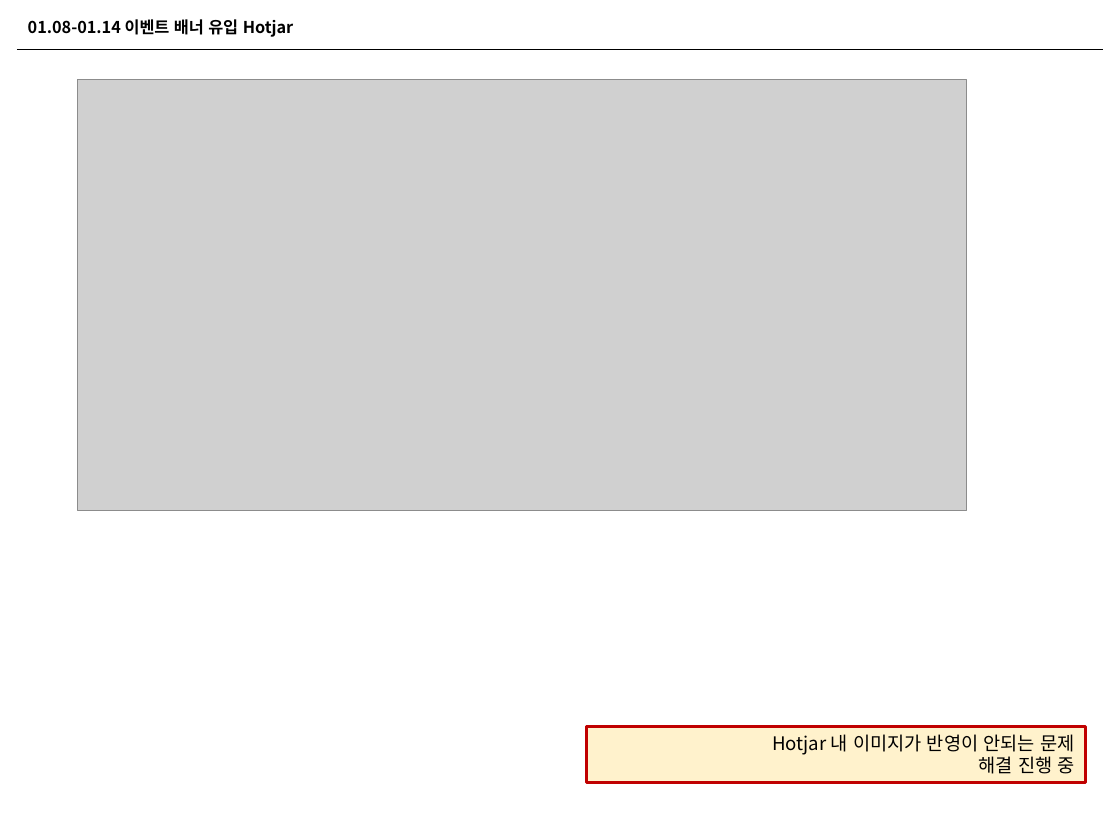
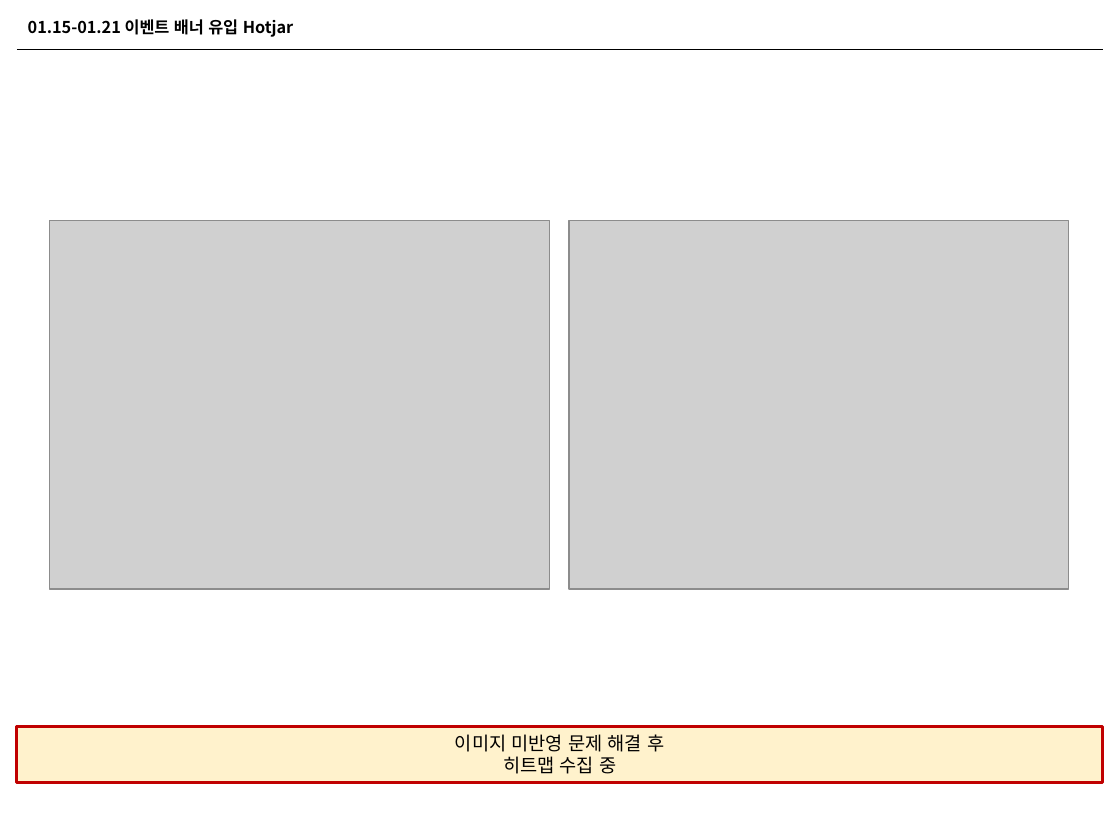
Before and after one commit to naxvinci/marketing, a slide deck: slide 9 of 업무보고0122.pptx (slide 8 before the commit). Drawn at 1120x840 pixels with LibreOffice and Linux fonts; fonts in the diff are those of the drawing; grey boxes stand for pictures. Boxes give left, top, right and bottom in pixels: in the first picture for what was removed or moved away, otherwise in the second. Text is boxed around its words. In the diff, an @@ line names an element or a change of style, - is before the commit and + after.

```diff
--- a/업무보고0122.pptx
+++ b/업무보고0122.pptx
@@ text at box(28, 19, 293, 37): text changed @@
-01.08-01.14 이벤트 배너 유입 Hotjar
+01.15-01.21 이벤트 배너 유입 Hotjar
@@ picture removed at box(77, 80, 967, 511) @@
@@ picture added at box(49, 221, 550, 589) @@
@@ picture added at box(569, 221, 1068, 589) @@
@@ rectangle "이미지 미반영 문제 해결 후": place and size @@
-rectangle "이미지 미반영 문제 해결 후" at box(587, 727, 1086, 783)
+rectangle "이미지 미반영 문제 해결 후" at box(17, 727, 1103, 783)
@@ text in rectangle at box(455, 734, 664, 774): text changed @@
-Hotjar 내 이미지가 반영이 안되는 문제
-해결 진행 중
+이미지 미반영 문제 해결 후
+히트맵 수집 중
```
Also in this commit, not shown: 9 other slides changed, 3 slides added, 1 slide removed, 1 other file.
